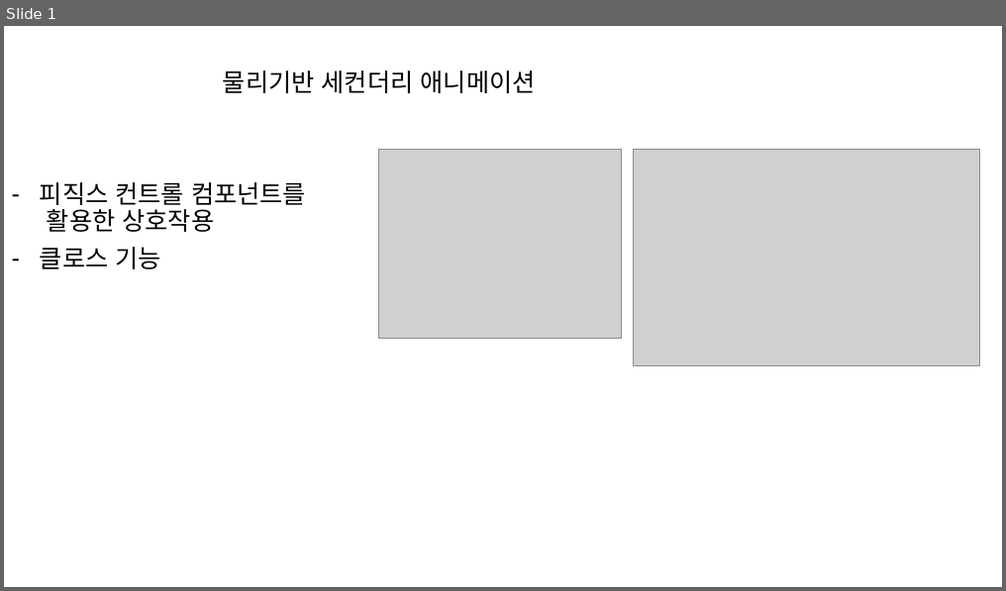
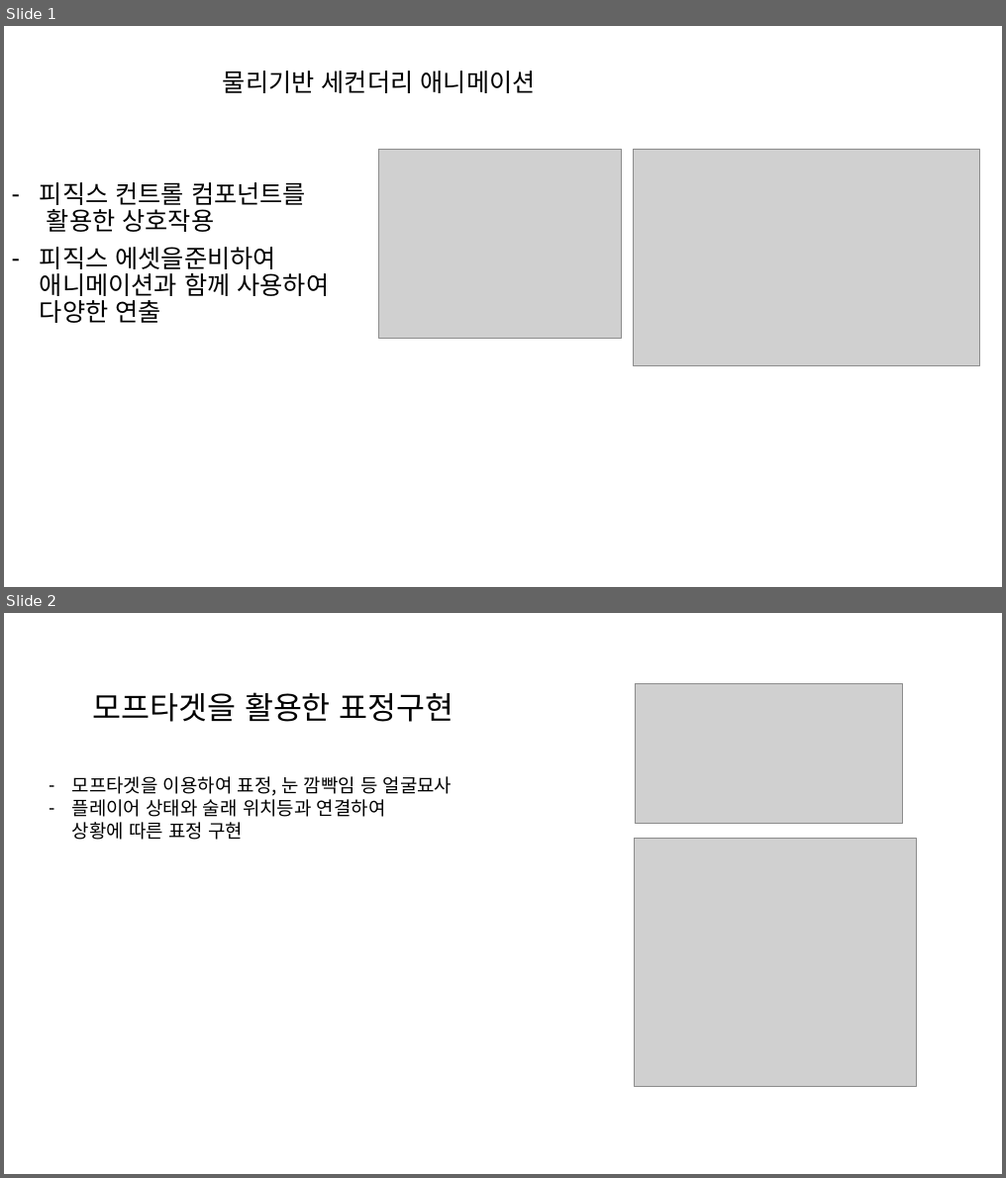
Before and after one commit to Ozy9665/2024CapstoneProject, a slide deck: Document/오지원/중점연구과제/중점연구과제_초.pptx. Shown one above the other, each under a label of ours: slide 1 before the commit, slides 1 and 2 after it. The pictures are 1006x591 and 1006x1178 pixels, drawn with LibreOffice and Linux fonts; fonts in the diff are those of the drawing; grey boxes stand for pictures. Boxes give left, top, right and bottom in pixels: in the first picture for what was removed or moved away, otherwise in the second. Text is boxed around its words. In the diff, an @@ line names an element or a change of style, - is before the commit and + after.

```diff
--- a/Document/오지원/중점연구과제/중점연구과제_초.pptx
+++ b/Document/오지원/중점연구과제/중점연구과제_초.pptx
@@ slide 2 added at box(4, 613, 1002, 1174), background #FFFFFF @@
@@ text added at box(92, 692, 454, 722), 30 pt, text #000000 @@
+모프타겟을 활용한 표정구현
@@ picture added at box(635, 683, 903, 824) @@
@@ text added at box(72, 776, 452, 840), 18 pt, text #000000 @@
+– 모프타겟을 이용하여 표정, 눈 깜빡임 등 얼굴묘사
+– 플레이어 상태와 술래 위치등과 연결하여
+  상황에 따른 표정 구현
@@ picture added at box(635, 839, 916, 1086) @@
@@ slide 1 changed as well @@
@@ subtitle at box(40, 247, 330, 323): text changed @@
-– 클로스 기능
+– 피직스 에셋을준비하여
+  애니메이션과 함께 사용하여
+  다양한 연출
```
Also in this commit, not shown: 1 other slide added, 1 slide removed.
